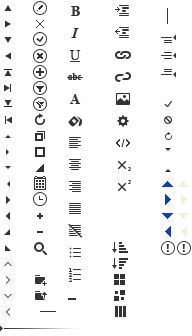
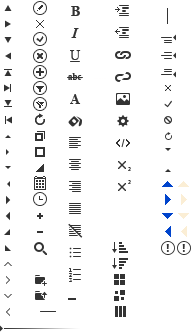
Layer changes from the first w=192, h=336 image to the second:
added layer "small-x" in group "upload" over [165, 85, 171, 91]
